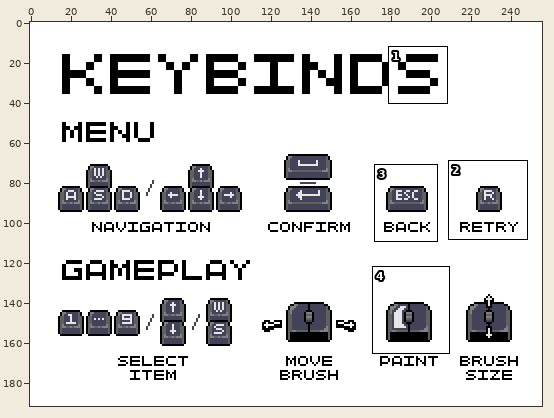
A pixel-art file gets an edit: assets/ui/key-guide.aseprite. The picture above shows the old version from afar; the outline marks the close-up.
Close-up. Earlier state:
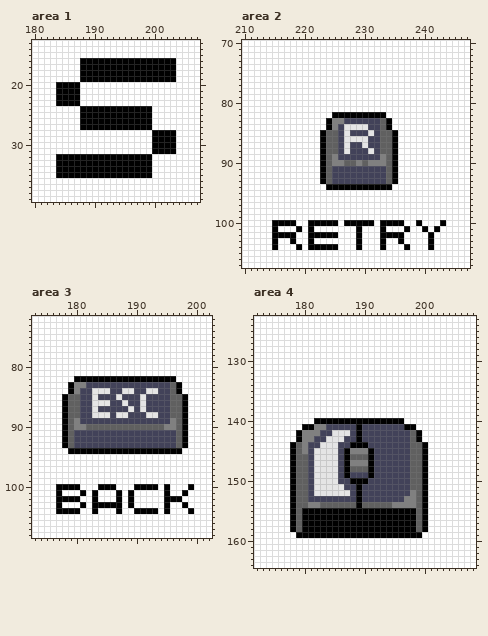
256x192 pixels, 1 frame. Shown: area 1: x 180..207, y 13..39; area 2: x 210..247, y 70..107; area 3: x 173..202, y 72..108; area 4: x 172..208, y 123..164. The commit also changed other parts of the picture, which this record leaves out.
Once edited:
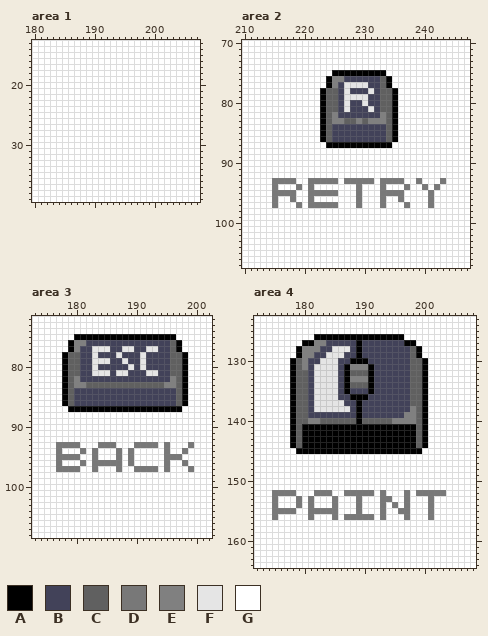
Palette (. is transparent): A #000000  B #424259  C #606060  D #787878  E #808080  F #e5e5e5  G #ffffff
Changes in this commit:
Changed rows in their new state; - is an unchanged pixel.
Area 1, layer "Layer 2":
first column x 184:
16 ----GGGGGGGGGGGGGGGG
17 ----GGGGGGGGGGGGGGGG
18 ----GGGGGGGGGGGGGGGG
19 ----GGGGGGGGGGGGGGGG
20 GGGG----------------
21 GGGG----------------
22 GGGG----------------
23 GGGG----------------
24 ----GGGGGGGGGGGG----
25 ----GGGGGGGGGGGG----
26 ----GGGGGGGGGGGG----
27 ----GGGGGGGGGGGG----
28 ----------------GGGG
29 ----------------GGGG
30 ----------------GGGG
31 ----------------GGGG
32 GGGGGGGGGGGGGGGG----
33 GGGGGGGGGGGGGGGG----
34 GGGGGGGGGGGGGGGG----
35 GGGGGGGGGGGGGGGG----
Area 2, layer "Layer 2":
first column x 215:
 75 ----------AAAAAAAAA----------
 76 ---------AEEBBBBBBCA---------
 77 ---------AEBFFFFBBCA---------
 78 --------ACCBFBBBFBCCA--------
 79 --------ACCBFFFFBBCCA--------
 80 --------ACCBFBBFBBCCA--------
 81 --------ACCBFBBBFBCCA--------
 82 --------ACEBBBBBBBECA--------
 83 --------AC--CCECEEECA--------
 84 --------ACB-BBBB--BCA--------
 85 ----------B-B---B-B----------
 86 ----------B-BBBB--B----------
 87 --------GAAAAAAAAAAAG--------
 88 --------GGGGGGGGGGGGG--------
 89 --------GGGGGGGGGGGGG--------
 90 --------GGGGGGGGGGGGG--------
 91 --------GGGGGGGGGGGGG--------
 92 --------GGGGGGGGGGGGG--------
 93 DDDD--DDDDDGDDDDDGDDDD--D---D
 94 D---D-D--GGGGGDGGGDG--D--D-D-
 95 DDDD--DDDDD---D---DDDD----D--
 96 D--D--D-------D---D--D----D--
 97 D---D-DDDDD---D---D---D---D--
100 GGGG--GGGGG-GGGGG-GGGG--G---G
101 G---G-G-------G---G---G--G-G-
102 GGGG--GGGGG---G---GGGG----G--
103 G--G--G-------G---G--G----G--
104 G---G-GGGGG---G---G---G---G--
Area 3, layer "Layer 2":
first column x 177:
 75 ---AAAAAAAAAAAAAAAAA---
 76 --AEEBBBBBBBBBBBBBBCA--
 77 --AEBBFFFBBFFBBFFBBCA--
 78 -ACCBBFBBBFBBBFBBBBCCA-
 79 -ACCBBFFFBBFBBFBBBBCCA-
 80 -ACCBBFBBBBBFBFBBBBCCA-
 81 -ACCBBFFFBFFBBBFFBBCCA-
 82 -ACEBBBBBBBBBBBBBBBECA-
 83 -AC--CCCCCCCCCCCCCEECA-
 84 -ACB--BBB--BB--BB--BCA-
 85 ---B--B---B---B----B---
 86 ---B--BBB--B--B----B---
 87 -GAAAAAAAAAAAAAAAAAAAG-
 88 -GGGGGGGGGGGGGGGGGGGGG-
 89 -GGGGGGGGGGGGGGGGGGGGG-
 90 -GGGGGGGGGGGGGGGGGGGGG-
 91 -GGGGGGGGGGGGGGGGGGGGG-
 92 -GGGGGGGGGGGGGGGGGGGGG-
 93 DDDDGGGDDDGGGDDDDGDGGGD
 94 D-GGDGDGGGDGDGGGGGDGGD-
 95 DDDD--D---D-D-----DDD--
 96 D---D-DDDDD-D-----D--D-
 97 DDDD--D---D--DDDD-D---D
100 GGGG---GGG---GGGG-G---G
101 G---G-G---G-G-----G--G-
102 GGGG--G---G-G-----GGG--
103 G---G-GGGGG-G-----G--G-
104 GGGG--G---G--GGGG-G---G
Area 4, layer "Layer 2":
first column x 175:
126 -------AAAAAAAAAAAAAAA-------
127 -----AAEEBBBBBABBBBBBBAA-----
128 ----AEEEBBFFFBABBBBBBBBCA----
129 ----AEEBBFFFBBABBBBBBBBCA----
130 ---ACEBBFFFBBAAABBBBBBBCCA---
131 ---ACEBFFFFBAEEEABBBBBBCCA---
132 ---ACCBFFFFBACCCABBBBBBCCA---
133 ---ACCBFFFFBAEEEABBBBBBCCA---
134 ---ACCBFFFFBACCCABBBBBBCCA---
135 ---ACCBFFFFBABBBABBBBBBCCA---
136 ---ACCBFFFFBBAAABBBBBBBCCA---
137 ---ACCBFFFFFBBABBBBBBBBCCA---
138 ---ACCBFFFFFFBABBBBBBBBECA---
139 ---ACCBBBBBBBBABBBBBBBEECA---
140 ---ACCEECCCCCC-CCCCCEEEECA---
141 ---AC--AAAAAAA-AAAAAAA--CA---
142 ---ACAAAAAAAAA-AAAAAAAAACA---
143 ---ACAAAAAAAAA-AAAAAAAAACA---
144 -----AAAAAAAA---AAAAAAAA-----
145 ---GAAAAAAAA-AAA-AAAAAAAAG---
146 ---GGGGGGGGGGGGGGGGGGGGGGG---
147 ---GGGGGGGGGGGGGGGGGGGGGGG---
148 ---GGGGGGGGGGGGGGGGGGGGGGG---
149 ---GGGGGGGGGGGGGGGGGGGGGGG---
150 ---GGGGGGGGGGGGGGGGGGGGGGG---
151 ---GGGGGGGGGGGGGGGGGGGGGGG---
152 DDDDGGGDDDGGDDDDDGDGGGDGDDDDD
153 D--GDGDGGGDGGGDGGGDDGGDGGGD--
154 D--GDGDGGGDGGGDGGGDGDGDGGGD--
155 DDDDGGDDDDDGGGDGGGDGGDDGGGD--
156 D--GGGDGGGDGDDDDDGDGGGDGGGD--
157 ---GGGGGGGGGGGGGGGGGGGGGGG---
158 ---GGGGGGGGGGGGGGGGGGGGGGG---
159 ----GGGGGGGGGGGGGGGGGGGGG----
Pixel boxes of the changes (left, top, right, bottom) in both close-ups:
changed: (56, 58, 176, 178)
changed: (272, 70, 446, 250)
changed: (56, 334, 194, 514)
changed: (272, 334, 446, 538)
